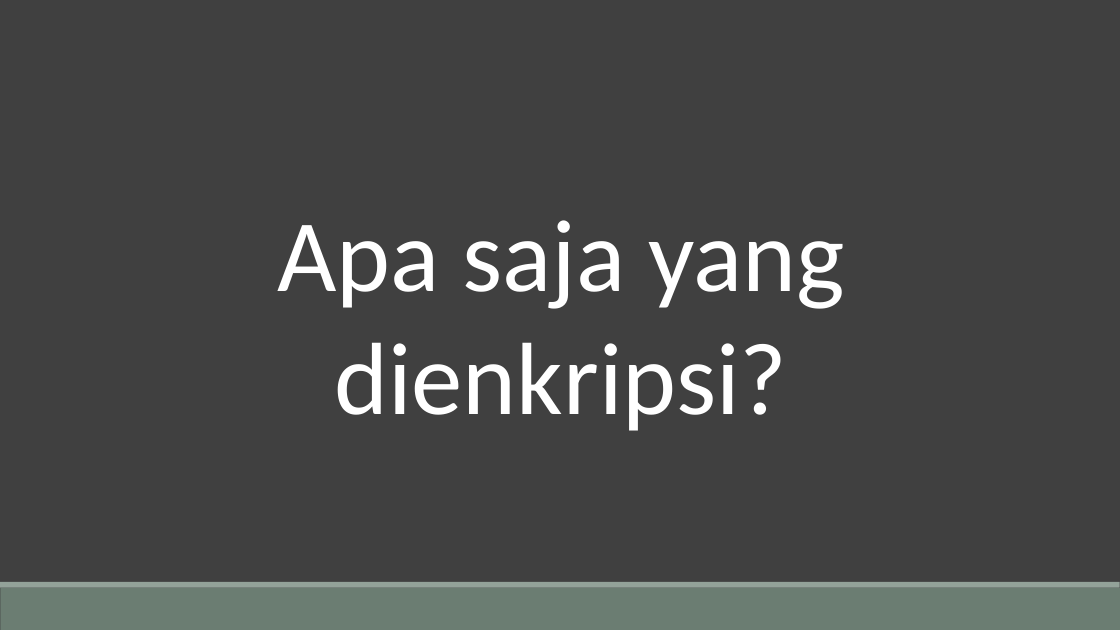
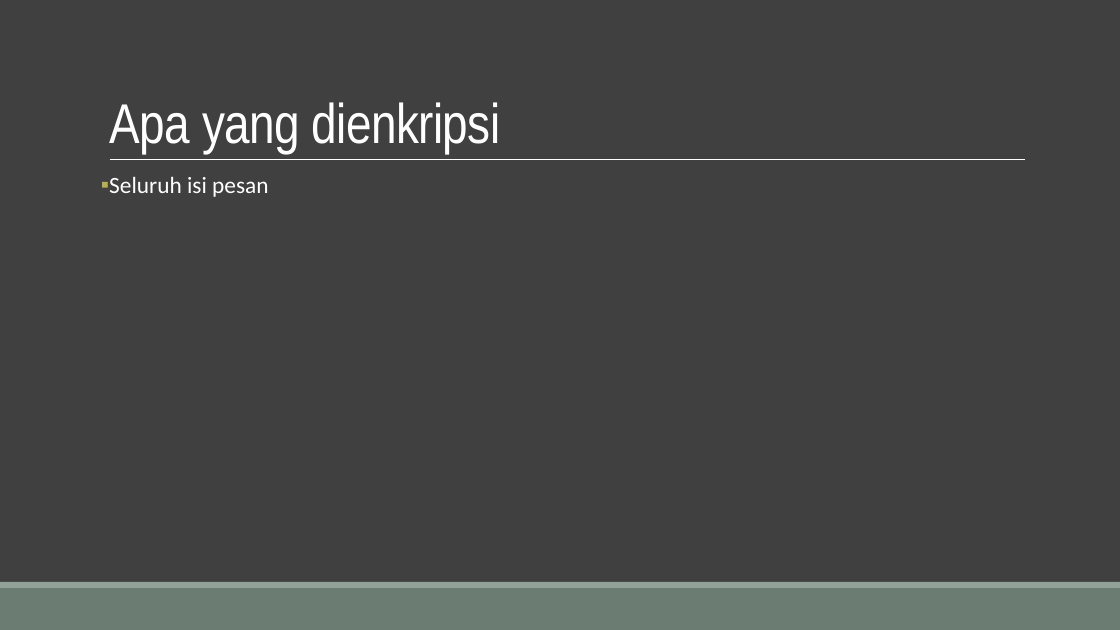
Before and after one commit to Tugas-KIJ/KIJ, a slide deck: slide 6 of docs/algoritma.pptx (slide 7 before the commit). Drawn at 1120x630 pixels with LibreOffice and Linux fonts; fonts in the diff are those of the drawing. Boxes give left, top, right and bottom in pixels: in the first picture for what was removed or moved away, otherwise in the second. Text is boxed around its words. In the diff, an @@ line names an element or a change of style, - is before the commit and + after.

Commit message:
ppt

```diff
--- a/docs/algoritma.pptx
+++ b/docs/algoritma.pptx
@@ title "Apa yang dienkripsi" at box(109, 102, 501, 153): vertical alignment top to bottom @@
@@ title at box(109, 102, 501, 153): text changed; size 88 to 48 pt; font Calibri to Arial Narrow @@
-Apa saja yang dienkripsi?
+Apa yang dienkripsi
@@ text added at box(109, 177, 268, 197), 20 pt, text #FFFFFF @@
+▪ Seluruh isi pesan
@@ line added from (110, 160) to (1026, 160), #FFFFFF 0.5 pt @@
```
Also in this commit, not shown: 3 other slides changed, 1 slide added, 2 slides removed, 1 other file.
